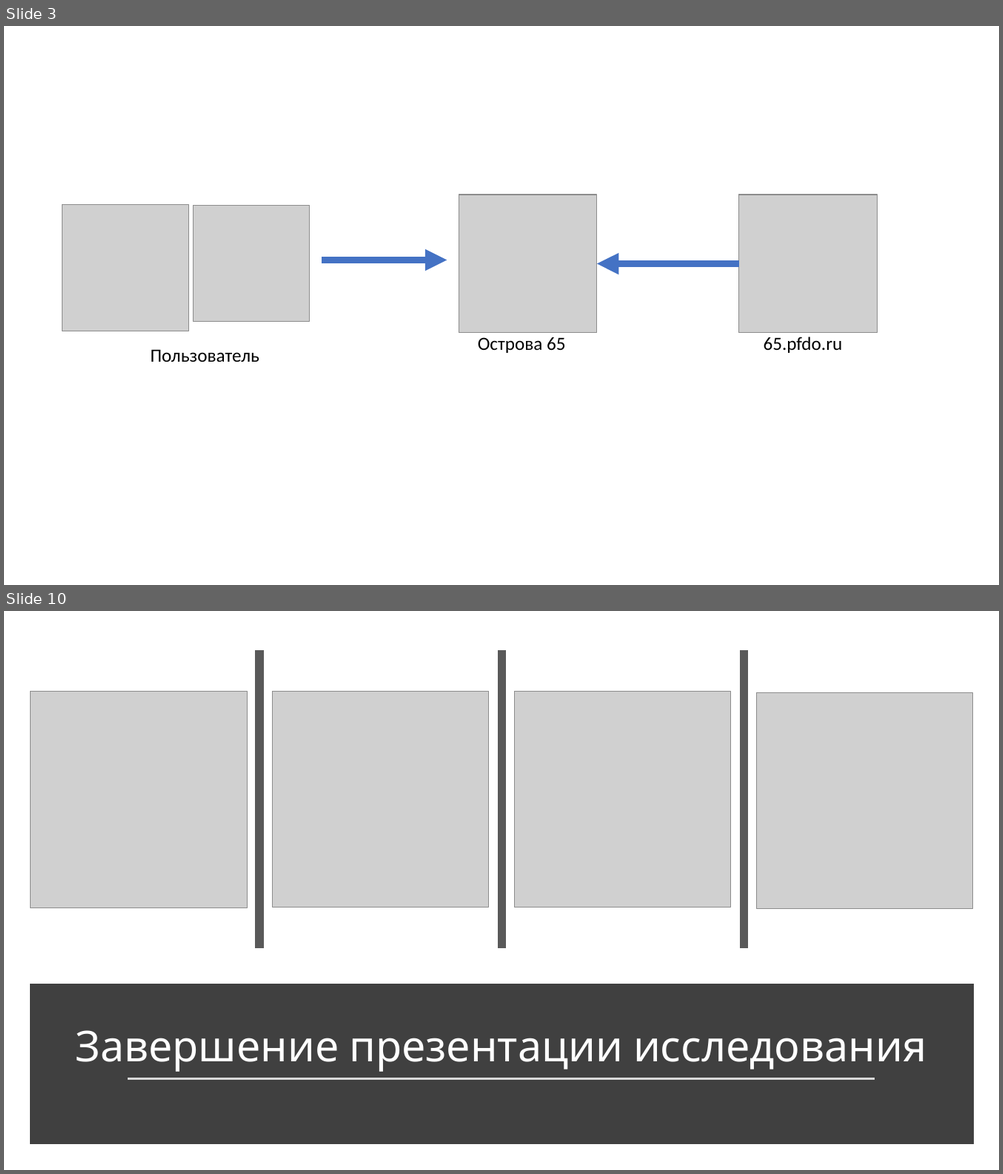
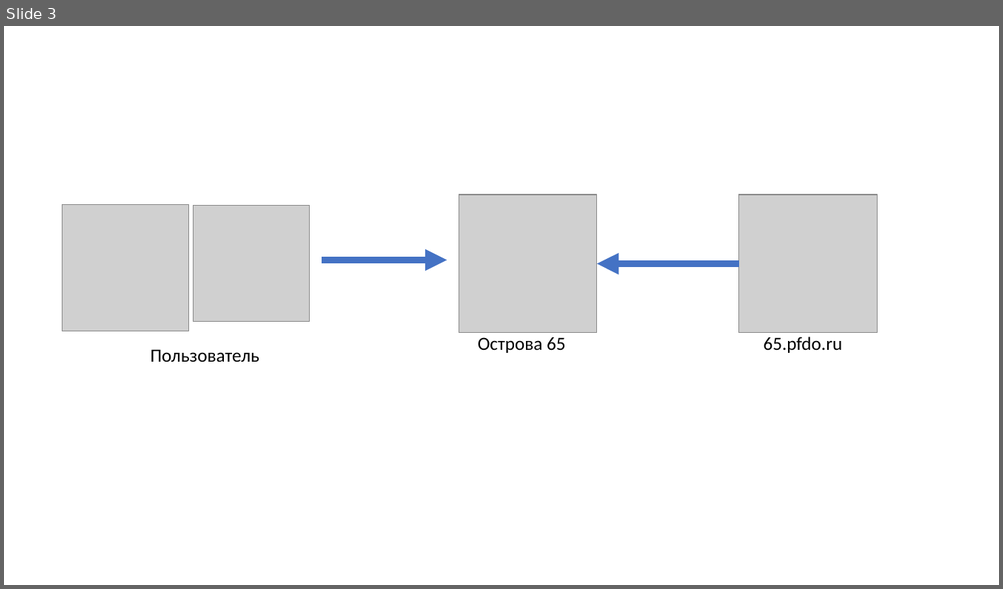
Before and after one commit to lSLENDYl/Digital.65-Services, a slide deck: Сервис дополнительного образования.pptx. Shown one above the other, each under a label of ours: slides 3 and 10 before the commit, slide 3 after it; the slides between them are not shown. The pictures are 1003x1174 and 1003x589 pixels, drawn with LibreOffice and Linux fonts; fonts in the diff are those of the drawing; grey boxes stand for pictures. Boxes give left, top, right and bottom in pixels: in the first picture for what was removed or moved away, otherwise in the second. Text is boxed around its words. In the diff, an @@ line names an element or a change of style, - is before the commit and + after.

```diff
--- a/Сервис дополнительного образования.pptx
+++ b/Сервис дополнительного образования.pptx
@@ slide 10 removed at (4, 611, 999, 1170), background #FFFFFF @@
@@ line removed from (259, 649) to (259, 948) @@
@@ line removed from (502, 649) to (502, 948) @@
@@ line removed from (743, 649) to (743, 948) @@
@@ picture removed at (30, 691, 247, 908) @@
@@ picture removed at (273, 692, 488, 907) @@
@@ picture removed at (515, 691, 731, 907) @@
@@ picture removed at (757, 693, 973, 909) @@
@@ rectangle removed at (34, 989, 968, 1140) @@
@@ title removed at (75, 1031, 926, 1072) @@
-Завершение презентации исследования
@@ line removed from (128, 1079) to (875, 1079) @@
```
Also in this commit, not shown: 3 other slides removed.
